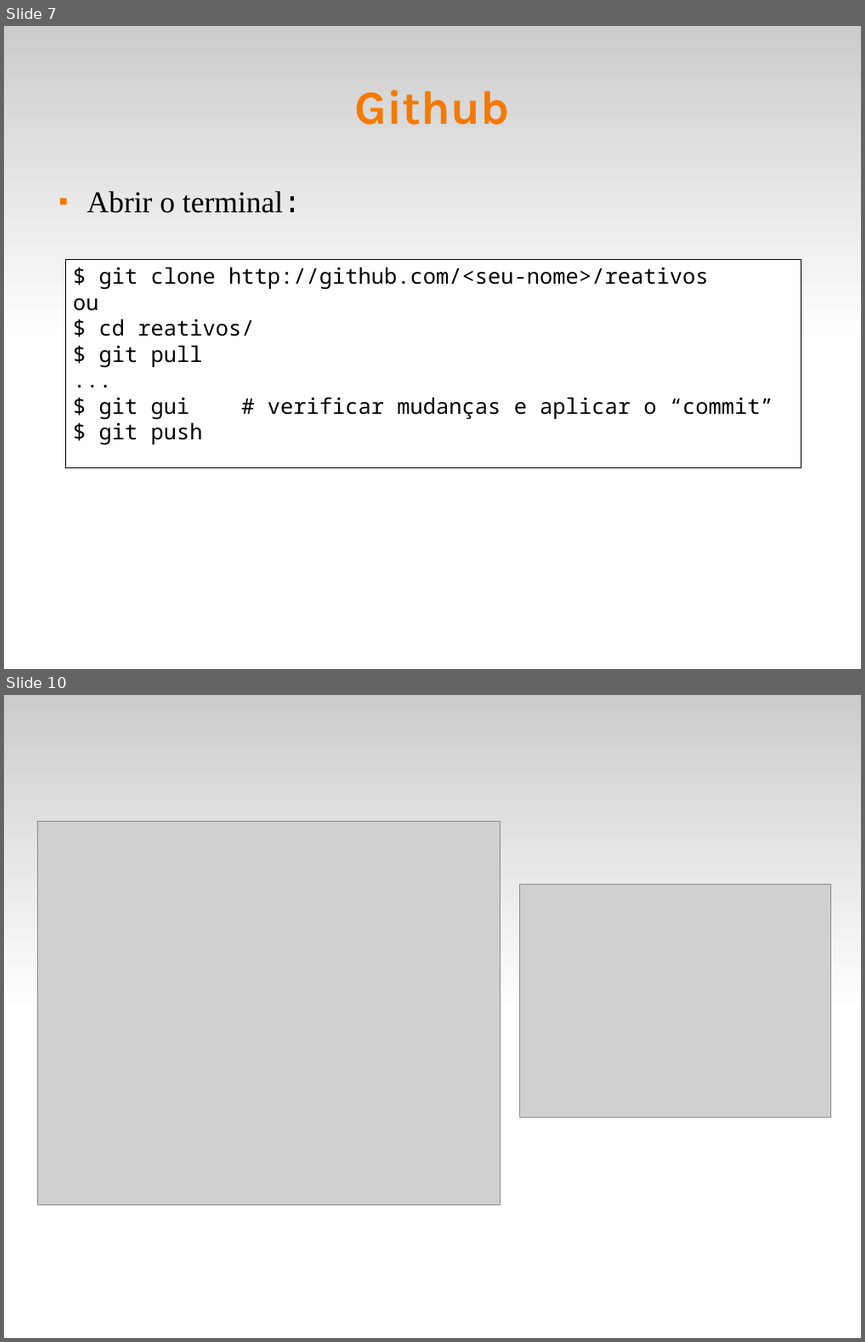
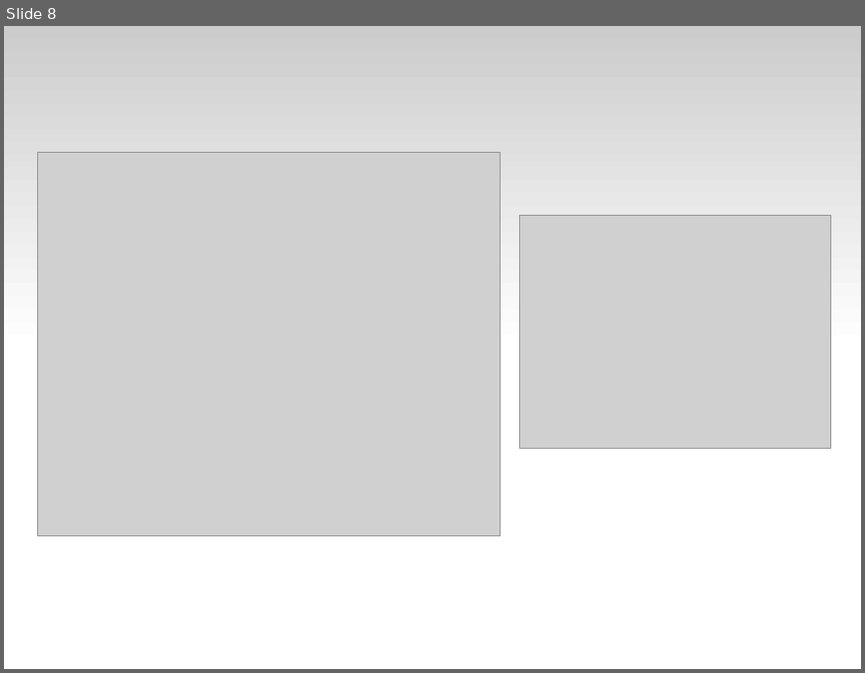
Before and after one commit to fsantanna-uerj/SE, a slide deck: Slides/se-01-arduino.odp. Shown one above the other, each under a label of ours: slides 7 and 10 before the commit, slide 8 after it; the slides between them are not shown. The pictures are 865x1342 and 865x673 pixels, drawn with LibreOffice and Linux fonts; fonts in the diff are those of the drawing; grey boxes stand for pictures. Boxes give left, top, right and bottom in pixels: in the first picture for what was removed or moved away, otherwise in the second. Text is boxed around its words. In the diff, an @@ line names an element or a change of style, - is before the commit and + after.

```diff
--- a/Slides/se-01-arduino.odp
+++ b/Slides/se-01-arduino.odp
@@ slide 7 removed at [4, 26, 861, 669], background #FFFFFF; not listed: 1 template element that a slide beside it also shows @@
@@ title removed at [355, 90, 510, 125] @@
-Github
@@ text removed at [87, 191, 302, 213] @@
-■ Abrir o terminal:
@@ rectangle removed at [65, 259, 801, 468] @@
-$ git clone http://github.com/<seu-nome>/reativos
-ou
-$ cd reativos/
-$ git pull
-...
-$ git gui # verificar mudanças e aplicar o “commit”
-$ git push
@@ what was slide 10 is now slide 8 @@
```
Also in this commit, not shown: 4 slides changed, 6 other slides removed, 3 other files.
